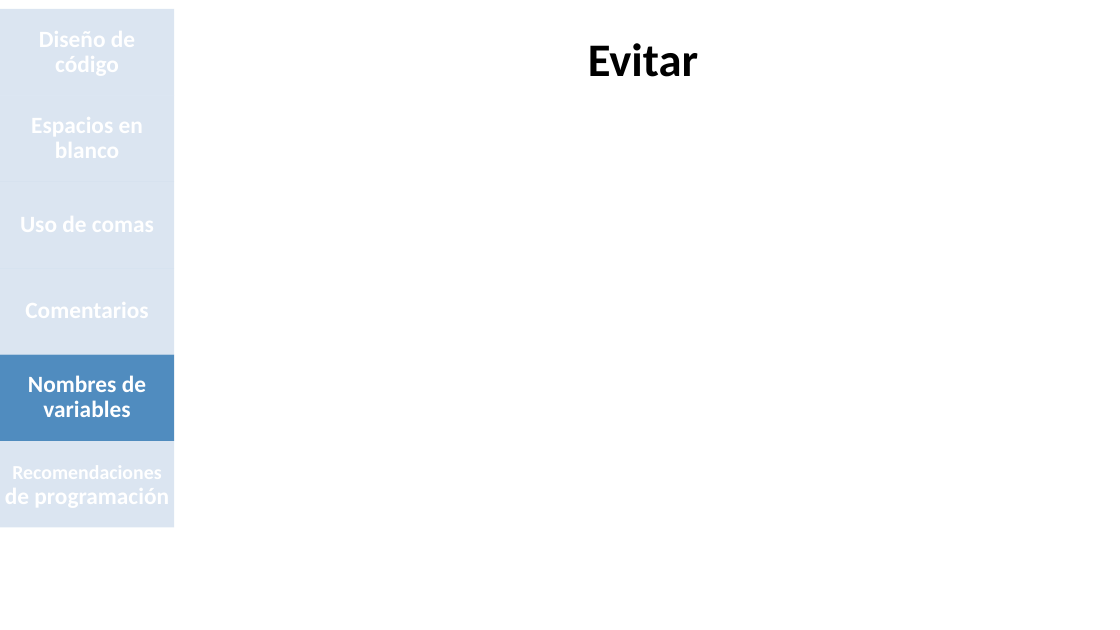
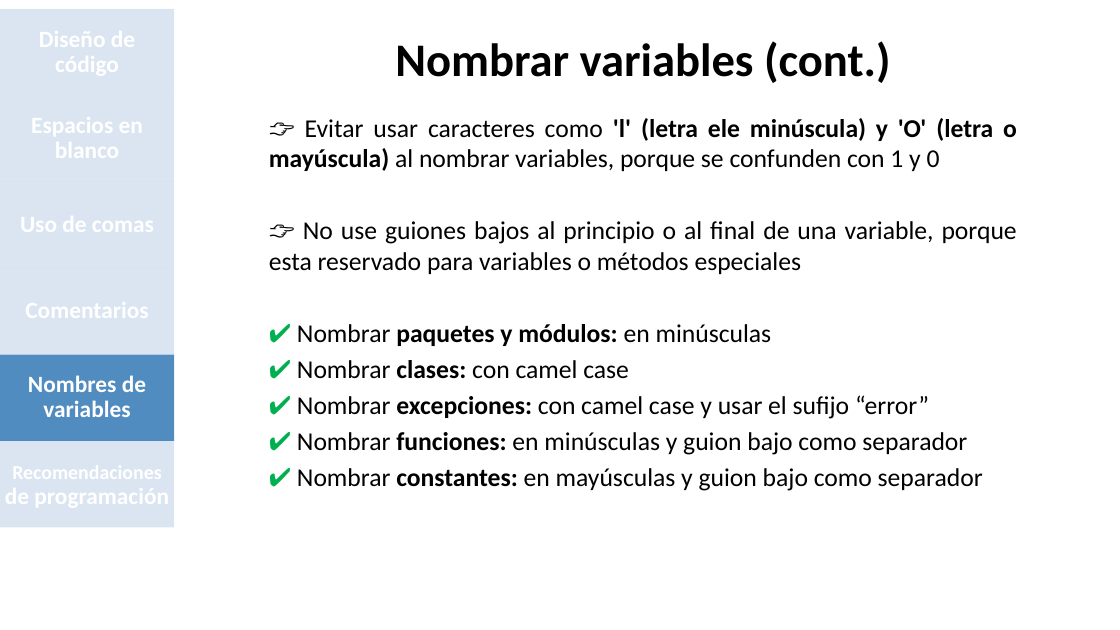
Before and after one commit to karencastrog/ProgAvanzada, a slide deck: slide 16 of Guia de estilo PEP8.pptx. Drawn at 1120x630 pixels with LibreOffice and Linux fonts; fonts in the diff are those of the drawing; background and template pictures are left out. Boxes give left, top, right and bottom in pixels: in the first picture for what was removed or moved away, otherwise in the second. Text is boxed around its words. In the diff, an @@ line names an element or a change of style, - is before the commit and + after.

```diff
--- a/Guia de estilo PEP8.pptx
+++ b/Guia de estilo PEP8.pptx
@@ title at bbox=[395, 41, 891, 83]: text changed @@
-Evitar
+Nombrar variables (cont.)
@@ text added at bbox=[269, 118, 1017, 491], 22 pt, text #000000 @@
+👉 Evitar usar caracteres como 'l' (letra ele minúscula) y 'O' (letra o mayúscula) al nombrar variables, porque se confunden con 1 y 0
+👉 No use guiones bajos al principio o al final de una variable, porque esta reservado para variables o métodos especiales
+✔ Nombrar paquetes y módulos: en minúsculas
+✔ Nombrar clases: con camel case
+✔ Nombrar excepciones: con camel case y usar el sufijo “error”
+✔ Nombrar funciones: en minúsculas y guion bajo como separador
+✔ Nombrar constantes: en mayúsculas y guion bajo como separador
```
Also in this commit, not shown: 4 other slides changed, 4 slides removed.
